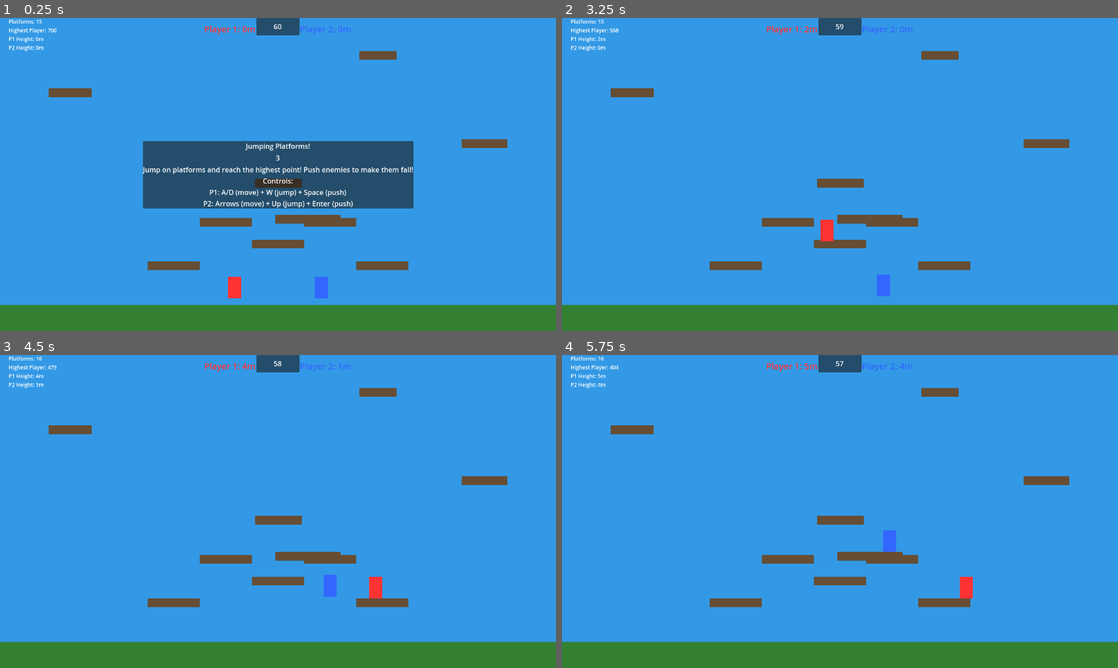
Above: before the commit, frames 1-4 (two rows, left to right).
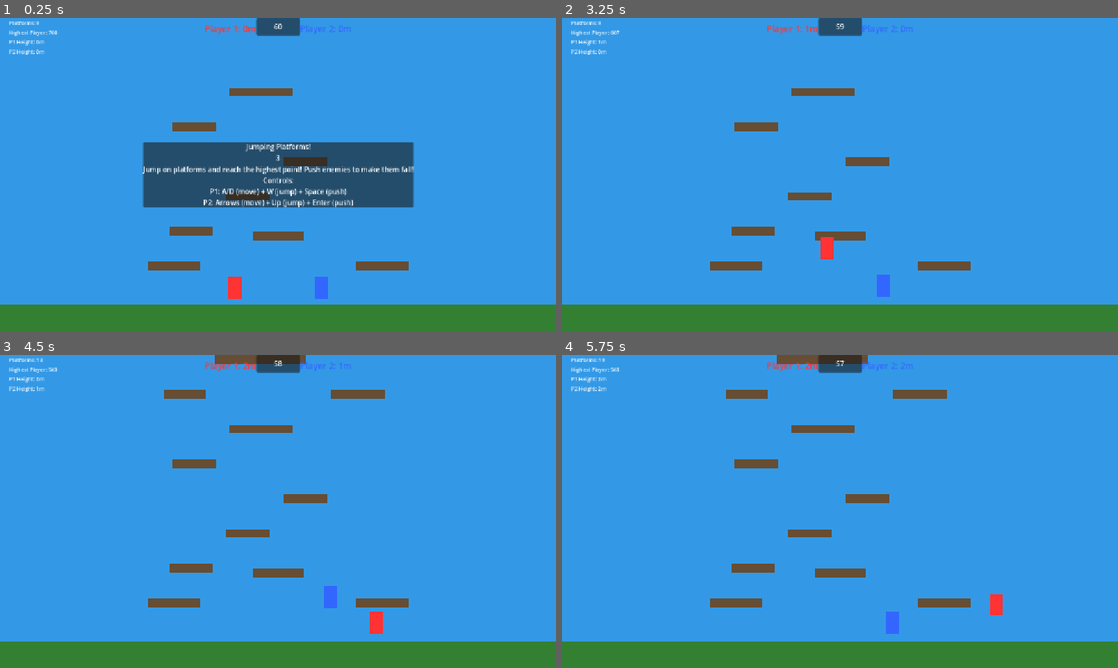
Above: after the commit, the same moments.

Repository: dcierco/genericParty
Game: Godot game, scene res://scenes/minigames/jumping_platforms.tscn
The game is run twice, just before and just after one commit, with the same random seed, the same clock (stepped at 60 frames per second) and the same inputs. This scene is started directly instead of the project's main scene.
Inputs:
- Up to frame 1 (0.25 s): no input
- Up to frame 2 (3.25 s): tap Enter (p2_action) at 0.5, 1.35, 2 s; hold D (p1_right) 0.53-2.03 s; tap Space (p1_action) at 0.6, 1.25, 2.75 s; tap W (p1_up) at 0.77, 1.52, 3.02 s; hold A (p1_left) 2.03-2.78 s; tap Down (p2_down) at 2.1 s; hold D (p1_right) from 2.78 s (still down); tap Left (p2_left) at 2.85 s
- Up to frame 3 (4.5 s): tap Right (p2_right) at 3.6 s; tap W (p1_up) at 3.77 s; release D (p1_right) at 4.28 s; hold A (p1_left) from 4.28 s (still down); tap Up (p2_up) at 4.35 s
- Up to frame 4 (5.75 s): tap W (p1_up) at 4.52 s; release A (p1_left) at 5.03 s; hold D (p1_right) from 5.03 s (still down); tap Space (p1_action) at 5.1 s

The runs differ from the first frame. In frame 1, 6.1% of the frame differs, in the area x 0-100%, y 0-92%; in frame 2, 4.3%; in frame 3, 5.4%; in frame 4, 5.6%.

Commit message:
Fixing game jump and sin object

Diff:
--- a/project.godot
+++ b/project.godot
@@ -27,6 +27,7 @@
 window/size/mode=3
 window/size/window_width_override=1280
 window/size/window_height_override=720
+window/stretch/mode="canvas_items"
 window/stretch/aspect="expand"
 #3correspondstofullscreenwindow/stretch/mode="canvas_items"
 
@@ -121,7 +122,6 @@
 ]
 }
 
-
 [layer_names]
 
 2d_physics/layer_1="World"
--- a/scripts/minigames/avoid_the_obstacles.gd
+++ b/scripts/minigames/avoid_the_obstacles.gd
@@ -301,7 +301,7 @@
 
 	if random_value < 0.4:  # 40% chance for side obstacle
 		obstacle_type = 1
-	elif random_value < 0.25:  # 5% chance for sine wave obstacle
+	elif random_value < 0.5:  # 5% chance for sine wave obstacle
 		obstacle_type = 2
 
 	# Setup physics
@@ -315,8 +315,13 @@
 	obstacle.set_meta("type", obstacle_type)
 	if obstacle_type == 2:  # Sine wave
 		obstacle.set_meta("sine_time", 0.0)
-		obstacle.set_meta("sine_amplitude", randf_range(50, 100))
-		obstacle.set_meta("sine_frequency", randf_range(2, 4))
+		obstacle.set_meta("sine_amplitude", randf_range(30, 100))  # How much it moves up/down
+		obstacle.set_meta("sine_frequency", randf_range(1.5, 5.0))  # How fast it oscillates
+		# Some obstacles have no slope (straight), others have slope
+		var slope = 0.0
+		if randf() > 0.3:  # 70% chance to have slope
+			slope = randf_range(-0.3, 0.3)
+		obstacle.set_meta("sine_slope", slope)  # Vertical slope while moving horizontally
 
 	# Create collision shape
 	var collision = CollisionShape2D.new()
@@ -388,16 +393,19 @@
 			obstacle.global_position = Vector2(1330, y_pos)
 			obstacle.linear_velocity = Vector2(randf_range(-300, -200), 0)  # Move left
 	else:  # Sine wave
-		# Similar to side obstacle but will move in sine pattern
+		# Spawn at same height as side obstacles
 		var from_left = randf() > 0.5
-		var y_pos = randf_range(200, 500)  # Somewhere in the middle of the screen
+		var y_pos = ground_node.global_position.y - 15  # Same as side obstacles
+
+		# Store initial center position for sine wave calculations
+		obstacle.set_meta("initial_y", y_pos)
 
 		if from_left:
 			obstacle.global_position = Vector2(-50, y_pos)
-			obstacle.linear_velocity = Vector2(randf_range(150, 250), 0)  # Move right
+			obstacle.linear_velocity = Vector2(randf_range(120, 280), 0)  # Varying horizontal speed
 		else:
 			obstacle.global_position = Vector2(1330, y_pos)
-			obstacle.linear_velocity = Vector2(randf_range(-250, -150), 0)  # Move left
+			obstacle.linear_velocity = Vector2(randf_range(-280, -120), 0)  # Varying horizontal speed
 
 	# Add auto-cleanup when obstacle exits screen
 	var visibility_notifier = VisibleOnScreenNotifier2D.new()
@@ -499,14 +507,22 @@
 
 			var amplitude = obstacle.get_meta("sine_amplitude")
 			var frequency = obstacle.get_meta("sine_frequency")
-
-			# Calculate vertical offset based on sine wave
-			var vertical_offset = sin(sine_time * frequency) * amplitude
-
-			# Apply vertical offset while maintaining horizontal velocity
+			var slope = obstacle.get_meta("sine_slope")
+			var initial_y = obstacle.get_meta("initial_y")
+
+			# Calculate sine wave position
+			var sine_offset = sin(sine_time * frequency) * amplitude
+
+			# Add slope component (gradual rise/fall over time)
+			var slope_offset = slope * sine_time * 20  # Scale slope effect
+
+			# Set position relative to initial center position
+			var target_y = initial_y + sine_offset + slope_offset
+			obstacle.position.y = target_y
+
+			# Maintain horizontal velocity only
 			var current_velocity = obstacle.linear_velocity
-			obstacle.position.y = obstacle.position.y + vertical_offset * delta
-			obstacle.linear_velocity = Vector2(current_velocity.x, 0)  # Maintain horizontal velocity only
+			obstacle.linear_velocity = Vector2(current_velocity.x, 0)
 
 func end_minigame():
 	if current_state == MinigameState.FINISHED or current_state == MinigameState.RESULTS:
--- a/scripts/minigames/jumping_platforms.gd
+++ b/scripts/minigames/jumping_platforms.gd
@@ -2,18 +2,41 @@
 
 # Player settings
 const PLAYER_HORIZONTAL_SPEED = 300.0
-const JUMP_VELOCITY = -700.0
-const PLAYER_GRAVITY_SCALE = 1.2
-const PUSH_POWER = 4000.0
+const JUMP_VELOCITY = -500.0        # Reduced for lower jump
+const JUMP_GRAVITY_SCALE_UP = 1.0   # Normal gravity when moving up
+const JUMP_GRAVITY_SCALE_DOWN = 2.5 # Much heavier gravity when falling
+const PUSH_POWER = 1000.0
 const PUSH_RANGE = 60.0
 
+# Jump physics calculations
+# Max height: velocity² / (2 * gravity * scale_up) = 500² / (2 * 980 * 1.0) ≈ 127 pixels
+# Time to peak: velocity / (gravity * scale_up) = 500 / (980 * 1.0) ≈ 0.51 seconds
+# Total jump time: 2 * time_to_peak ≈ 1.02 seconds
+# Max horizontal distance: horizontal_speed * total_time = 300 * 1.02 ≈ 306 pixels
+
 # Platform settings
-const PLATFORM_WIDTH_MIN = 80
-const PLATFORM_WIDTH_MAX = 200
+const PLATFORM_WIDTH_MIN = 60
+const PLATFORM_WIDTH_MAX = 160
 const PLATFORM_HEIGHT = 20
-const PLATFORM_VERTICAL_SPACING_MIN = 80
-const PLATFORM_VERTICAL_SPACING_MAX = 120
-const PLATFORM_HORIZONTAL_SPREAD = 600
+const PLATFORM_VERTICAL_SPACING_SAFE = 80      # Easy to reach with margin
+const PLATFORM_VERTICAL_SPACING_RISKY = 110    # Reachable but requires good timing
+const PLATFORM_VERTICAL_SPACING_TRAP = 150     # Unreachable - trap spacing
+const PLATFORM_HORIZONTAL_SPREAD = 800
+
+# Jump reachability constants (calculated from physics)
+const MAX_JUMP_HEIGHT = 127                    # Maximum vertical reach
+const MAX_HORIZONTAL_DISTANCE = 306            # Maximum horizontal reach during jump
+const SAFE_HORIZONTAL_DISTANCE = 250          # Safe horizontal distance with margin
+
+# Platform spawn patterns
+enum PlatformPattern {
+	ZIGZAG_DUAL,    # Two zigzag paths that cross each other
+	FUNNEL_IN,      # Paths start wide, converge to center
+	FUNNEL_OUT,     # Paths start center, spread out wide
+	ALTERNATING,    # Single path that alternates left-right
+	CROSSING_PATHS, # Paths that intersect and create push opportunities
+	RECOVERY_AREA   # Help players who fell behind
+}
 
 # Camera and map progression settings
 const CAMERA_FOLLOW_SPEED = 2.0
@@ -28,6 +51,11 @@
 var player_heights = {}
 var player_detailed_scores = {}
 var eliminated_players = {}
+
+# Dynamic platform generation
+var current_pattern = PlatformPattern.ZIGZAG_DUAL
+var pattern_platforms_left = 0
+var platform_generation_height = 0
 
 # Node references
 @onready var camera = $GameContainer/Camera2D
@@ -137,21 +165,19 @@
 		camera.limit_bottom = 800  # Set bottom limit so players can't fall infinitely
 
 func create_initial_platforms():
-	# Create a few platforms above the starting platform that are reachable
-	for i in range(10):
+	# Create fewer initial platforms
+	for i in range(5):
 		spawn_platform()
 
 	# Create some easier starting platforms close to the ground
 	create_starting_platforms()
 
 func create_starting_platforms():
-	# Create some guaranteed reachable platforms near the starting position
+	# Create fewer guaranteed reachable platforms near the starting position
 	var start_positions = [
 		Vector2(400, 650),   # Left platform
-		Vector2(640, 600),   # Center platform (a bit higher)
 		Vector2(880, 650),   # Right platform
-		Vector2(520, 550),   # Mid-left higher
-		Vector2(760, 550)    # Mid-right higher
+		Vector2(640, 580)    # Center platform higher up
 	]
 
 	for pos in start_positions:
@@ -170,7 +196,7 @@
 		var visual = ColorRect.new()
 		visual.size = Vector2(120, PLATFORM_HEIGHT)
 		visual.position = Vector2(-60, -PLATFORM_HEIGHT/2)
-		visual.color = Color(0.4, 0.3, 0.2)
+		visual.color = Color(0.4, 0.3, 0.2)  # Standard brown
 		platform.add_child(visual)
 
 		platform.position = pos
@@ -214,10 +240,11 @@
 
 	var velocity = player.velocity
 
-	# Apply gravity
+	# Apply variable gravity for better jump feel
 	var gravity = ProjectSettings.get_setting("physics/2d/default_gravity", 980)
 	if not player.is_on_floor():
-		velocity.y += gravity * PLAYER_GRAVITY_SCALE * delta
+		var gravity_scale = JUMP_GRAVITY_SCALE_UP if velocity.y < 0 else JUMP_GRAVITY_SCALE_DOWN
+		velocity.y += gravity * gravity_scale * delta
 
 	# Horizontal movement
 	var direction = 0
@@ -393,46 +420,236 @@
 		spawn_platform()
 
 func spawn_platform():
+	# Check if we need a new pattern
+	if pattern_platforms_left <= 0:
+		choose_next_pattern()
+
+	# Generate platforms based on current pattern
+	match current_pattern:
+		PlatformPattern.ZIGZAG_DUAL:
+			spawn_zigzag_dual()
+		PlatformPattern.FUNNEL_IN:
+			spawn_funnel_in()
+		PlatformPattern.FUNNEL_OUT:
+			spawn_funnel_out()
+		PlatformPattern.ALTERNATING:
+			spawn_alternating()
+		PlatformPattern.CROSSING_PATHS:
+			spawn_crossing_paths()
+		PlatformPattern.RECOVERY_AREA:
+			spawn_recovery_area_platforms()
+
+	pattern_platforms_left -= 1
+	cleanup_old_platforms()
+
+func choose_next_pattern():
+	# Competitive pattern selection based on screen position and height
+	var height_factor = platform_generation_height / 3000.0
+	var rand_value = randf()
+
+	# Always use dynamic patterns that force movement
+	if rand_value < 0.25:
+		current_pattern = PlatformPattern.ZIGZAG_DUAL
+		pattern_platforms_left = randi_range(3, 5)  # More platforms for zigzag
+	elif rand_value < 0.4:
+		current_pattern = PlatformPattern.FUNNEL_IN
+		pattern_platforms_left = randi_range(2, 3)
+	elif rand_value < 0.55:
+		current_pattern = PlatformPattern.FUNNEL_OUT
+		pattern_platforms_left = randi_range(2, 3)
+	elif rand_value < 0.75:
+		current_pattern = PlatformPattern.ALTERNATING
+		pattern_platforms_left = randi_range(3, 4)
+	elif rand_value < 0.9:
+		current_pattern = PlatformPattern.CROSSING_PATHS
+		pattern_platforms_left = randi_range(2, 3)
+	else:
+		current_pattern = PlatformPattern.RECOVERY_AREA
+		pattern_platforms_left = 1
+
+func spawn_zigzag_dual():
+	# Two paths that zigzag back and forth, creating dynamic movement
+	var base_y = platform_spawn_y - PLATFORM_VERTICAL_SPACING_SAFE
+
+	# Determine current step in zigzag pattern
+	var step = (platform_generation_height / PLATFORM_VERTICAL_SPACING_SAFE) % 4
+
+	match step:
+		0:  # Start moderate spread
+			create_platform_at(Vector2(400, base_y), Color(0.4, 0.3, 0.2))
+			create_platform_at(Vector2(800, base_y), Color(0.4, 0.3, 0.2))
+		1:  # Move inward
+			create_platform_at(Vector2(500, base_y), Color(0.4, 0.3, 0.2))
+			create_platform_at(Vector2(700, base_y), Color(0.4, 0.3, 0.2))
+		2:  # Center convergence
+			create_platform_at(Vector2(570, base_y), Color(0.4, 0.3, 0.2))
+			create_platform_at(Vector2(630, base_y), Color(0.4, 0.3, 0.2))
+		3:  # Back out moderate
+			create_platform_at(Vector2(450, base_y), Color(0.4, 0.3, 0.2))
+			create_platform_at(Vector2(750, base_y), Color(0.4, 0.3, 0.2))
+
+	platform_spawn_y = base_y
+	platform_generation_height += PLATFORM_VERTICAL_SPACING_SAFE
+
+func spawn_funnel_in():
+	# Paths start wide and funnel toward center
+	var base_y = platform_spawn_y - PLATFORM_VERTICAL_SPACING_SAFE
+	var step = pattern_platforms_left
+
+	if step > 1:  # Starting moderately wide
+		create_platform_at(Vector2(350 + randf_range(-30, 30), base_y), Color(0.4, 0.3, 0.2))
+		create_platform_at(Vector2(850 + randf_range(-30, 30), base_y), Color(0.4, 0.3, 0.2))
+	else:  # Funnel to center
+		create_platform_at(Vector2(600 + randf_range(-60, 60), base_y), Color(0.4, 0.3, 0.2), 120)  # Wider center platform
+
+	platform_spawn_y = base_y
+	platform_generation_height += PLATFORM_VERTICAL_SPACING_SAFE
+
+func spawn_funnel_out():
+	# Paths start center and spread outward
+	var base_y = platform_spawn_y - PLATFORM_VERTICAL_SPACING_SAFE
+	var step = pattern_platforms_left
+
+	if step > 1:  # Starting narrow
+		create_platform_at(Vector2(580 + randf_range(-30, 30), base_y), Color(0.4, 0.3, 0.2))
+		create_platform_at(Vector2(620 + randf_range(-30, 30), base_y), Color(0.4, 0.3, 0.2))
+	else:  # Spread out moderately
+		create_platform_at(Vector2(400 + randf_range(-40, 40), base_y), Color(0.4, 0.3, 0.2))
+		create_platform_at(Vector2(800 + randf_range(-40, 40), base_y), Color(0.4, 0.3, 0.2))
+
+	platform_spawn_y = base_y
+	platform_generation_height += PLATFORM_VERTICAL_SPACING_SAFE
+
+func spawn_alternating():
+	# Single path that forces left-right movement
+	var base_y = platform_spawn_y - PLATFORM_VERTICAL_SPACING_SAFE
+	var step = (platform_generation_height / PLATFORM_VERTICAL_SPACING_SAFE) % 3
+
+	var x_pos = 0
+	match step:
+		0:  x_pos = 450  # Left-center
+		1:  x_pos = 600  # Center
+		2:  x_pos = 750  # Right-center
+
+	# Add some randomness but keep within reachable bounds
+	x_pos += randf_range(-50, 50)
+	create_platform_at(Vector2(x_pos, base_y), Color(0.4, 0.3, 0.2), 100)
+
+	platform_spawn_y = base_y
+	platform_generation_height += PLATFORM_VERTICAL_SPACING_SAFE
+
+func spawn_crossing_paths():
+	# Two paths that cross each other, creating push opportunities
+	var base_y = platform_spawn_y - PLATFORM_VERTICAL_SPACING_SAFE
+	var step = pattern_platforms_left
+
+	if step > 1:  # First level - moderately separated
+		create_platform_at(Vector2(400, base_y), Color(0.4, 0.3, 0.2))
+		create_platform_at(Vector2(800, base_y), Color(0.4, 0.3, 0.2))
+	else:  # Crossing point - close together for push interactions
+		create_platform_at(Vector2(560, base_y), Color(0.4, 0.3, 0.2), 80)
+		create_platform_at(Vector2(640, base_y), Color(0.4, 0.3, 0.2), 80)
+
+	platform_spawn_y = base_y
+	platform_generation_height += PLATFORM_VERTICAL_SPACING_SAFE
+
+func spawn_recovery_area_platforms():
+	# Multiple wider platforms to help players catch up
+	var base_y = platform_spawn_y - PLATFORM_VERTICAL_SPACING_SAFE + 30  # Closer spacing for recovery
+
+	create_platform_at(Vector2(350, base_y), Color(0.4, 0.3, 0.2), 140)  # Wide platform
+	create_platform_at(Vector2(640, base_y + 15), Color(0.4, 0.3, 0.2), 140)  # Wide platform
+	create_platform_at(Vector2(850, base_y), Color(0.4, 0.3, 0.2), 140)  # Wide platform
+
+	platform_spawn_y = base_y
+	platform_generation_height += PLATFORM_VERTICAL_SPACING_SAFE
+
+func is_platform_reachable(from_pos: Vector2, to_pos: Vector2) -> bool:
+	# Calculate if a platform is reachable with current jump physics
+	var horizontal_distance = abs(to_pos.x - from_pos.x)
+	var vertical_distance = from_pos.y - to_pos.y  # Positive when jumping up
+
+	# Check if horizontal distance is achievable
+	if horizontal_distance > MAX_HORIZONTAL_DISTANCE:
+		return false
+
+	# Check if we can reach the height
+	if vertical_distance > MAX_JUMP_HEIGHT:
+		return false
+
+	# Check if falling too far (can always fall)
+	if vertical_distance < -200:  # Allow reasonable falling distance
+		return false
+
+	return true
+
+func get_last_platform_positions() -> Array:
+	# Get positions of recently created platforms for reachability checking
+	var positions = []
+	var platform_count = platform_container.get_child_count()
+	var check_count = min(5, platform_count)  # Check last 5 platforms
+
+	for i in range(check_count):
+		var platform = platform_container.get_child(platform_count - 1 - i)
+		positions.append(platform.position)
+
+	return positions
+
+func create_platform_at(pos: Vector2, color: Color, width: float = -1):
+	# Validate reachability from recent platforms
+	var recent_positions = get_last_platform_positions()
+	var is_reachable = false
+
+	for recent_pos in recent_positions:
+		if is_platform_reachable(recent_pos, pos):
+			is_reachable = true
+			break
+
+	# If not reachable, adjust position to make it reachable
+	if not is_reachable and recent_positions.size() > 0:
+		var closest_pos = recent_positions[0]
+		var adjusted_pos = adjust_position_for_reachability(closest_pos, pos)
+		pos = adjusted_pos
+
 	var platform = StaticBody2D.new()
 	platform.name = "Platform_" + str(platform_container.get_child_count())
-
-	# Set collision layers
-	platform.collision_layer = 1  # World layer
+	platform.collision_layer = 1
 	platform.collision_mask = 0
 
-	# Create collision shape
 	var collision = CollisionShape2D.new()
 	var shape = RectangleShape2D.new()
-
-	# Random platform width
-	var platform_width = randf_range(PLATFORM_WIDTH_MIN, PLATFORM_WIDTH_MAX)
+	var platform_width = width if width > 0 else randf_range(PLATFORM_WIDTH_MIN, PLATFORM_WIDTH_MAX)
 	shape.size = Vector2(platform_width, PLATFORM_HEIGHT)
 	collision.shape = shape
-
-	# Enable one-way collision (players can jump up through platforms)
 	collision.one_way_collision = true
-
 	platform.add_child(collision)
 
-	# Create visual
 	var visual = ColorRect.new()
 	visual.size = Vector2(platform_width, PLATFORM_HEIGHT)
 	visual.position = Vector2(-platform_width/2, -PLATFORM_HEIGHT/2)
-	visual.color = Color(0.4, 0.3, 0.2)  # Brown platform color
+	visual.color = color
 	platform.add_child(visual)
 
-	# Position platform
-	var x_pos = randf_range(100, 1180)  # Random X within screen bounds with some padding
-	var y_spacing = randf_range(PLATFORM_VERTICAL_SPACING_MIN, PLATFORM_VERTICAL_SPACING_MAX)
-	platform_spawn_y -= y_spacing
-
-	platform.position = Vector2(x_pos, platform_spawn_y)
-
-	# Add to container
+	platform.position = pos
 	platform_container.add_child(platform)
 
-	# Clean up platforms that are too far below camera
-	cleanup_old_platforms()
+func adjust_position_for_reachability(from_pos: Vector2, target_pos: Vector2) -> Vector2:
+	# Adjust target position to be reachable from from_pos
+	var horizontal_distance = target_pos.x - from_pos.x
+	var vertical_distance = from_pos.y - target_pos.y
+
+	# Limit horizontal distance
+	if abs(horizontal_distance) > SAFE_HORIZONTAL_DISTANCE:
+		var sign = 1 if horizontal_distance > 0 else -1
+		horizontal_distance = SAFE_HORIZONTAL_DISTANCE * sign
+
+	# Limit vertical distance
+	if vertical_distance > PLATFORM_VERTICAL_SPACING_RISKY:
+		vertical_distance = PLATFORM_VERTICAL_SPACING_RISKY
+	elif vertical_distance < -100:  # Don't fall too far
+		vertical_distance = -100
+
+	return Vector2(from_pos.x + horizontal_distance, from_pos.y - vertical_distance)
 
 func cleanup_old_platforms():
 	var cleanup_threshold = current_camera_y + 1000
--- a/scripts/minigames/shrinking_platform.gd
+++ b/scripts/minigames/shrinking_platform.gd
@@ -5,7 +5,7 @@
 var grid_width = 25
 var grid_height = 25
 var lava_speed = 11.3  # Cells per second (to fill the grid in 60 seconds)
-var push_power = 600.0
+var push_power = 4000.0
 var player_speed = 300.0
 
 # Spiral shrinking parameters
